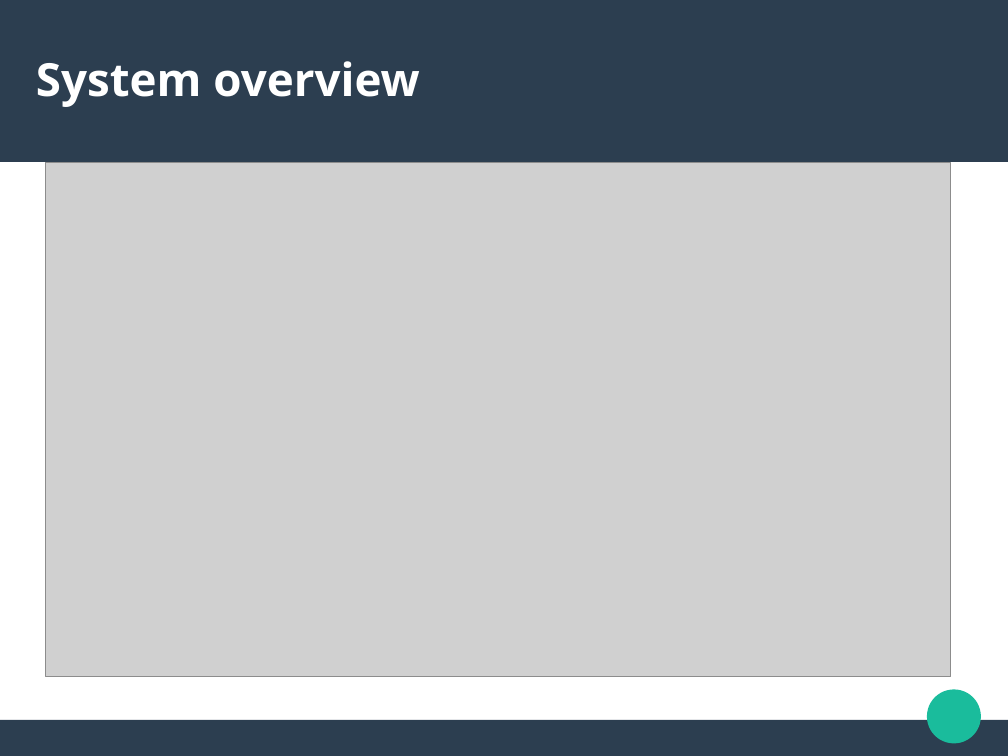
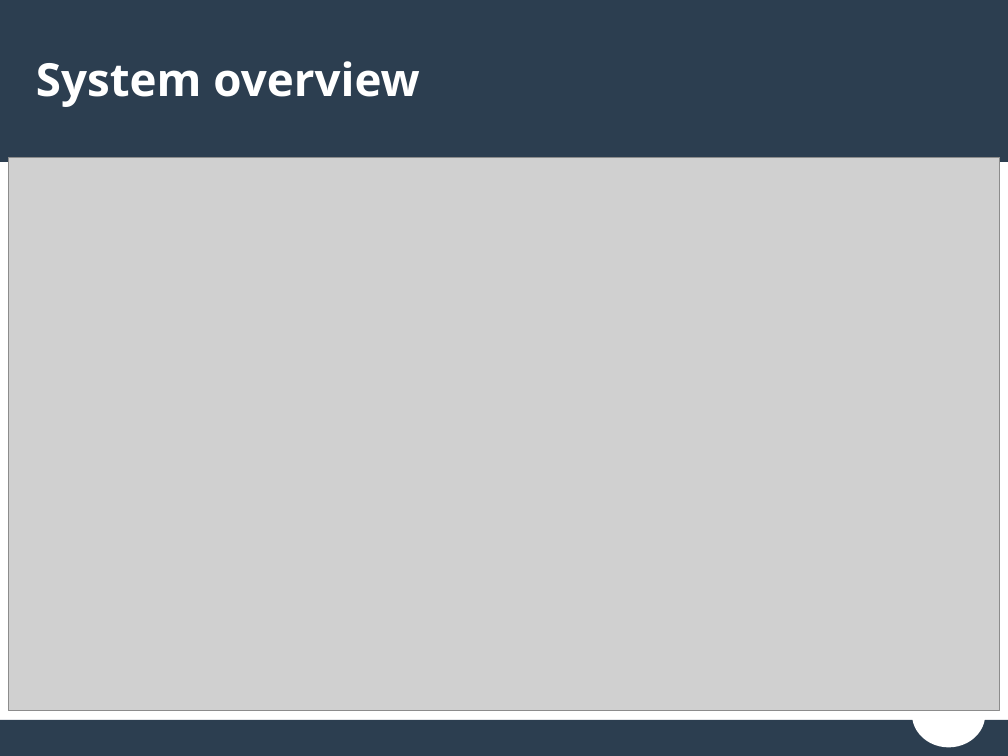
Before and after one commit to YoussifAssem/Parallel-Programming, a slide deck: slide 6 of Presentation/Presentation.pptx. Drawn at 1008x756 pixels with LibreOffice and Linux fonts; fonts in the diff are those of the drawing; grey boxes stand for pictures. Boxes give left, top, right and bottom in pixels: in the first picture for what was removed or moved away, otherwise in the second. Text is boxed around its words. In the diff, an @@ line names an element or a change of style, - is before the commit and + after.

```diff
--- a/Presentation/Presentation.pptx
+++ b/Presentation/Presentation.pptx
@@ picture resized from (x1=46, y1=162, x2=951, y2=677) to (x1=8, y1=157, x2=1000, y2=711) @@
@@ ellipse added at (x1=914, y1=683, x2=984, y2=746), fill #FFFFFF, outline #FFFFFF 2 pt @@
```
Also in this commit, not shown: 7 other slides changed, 3 slides added, 1 slide removed.
